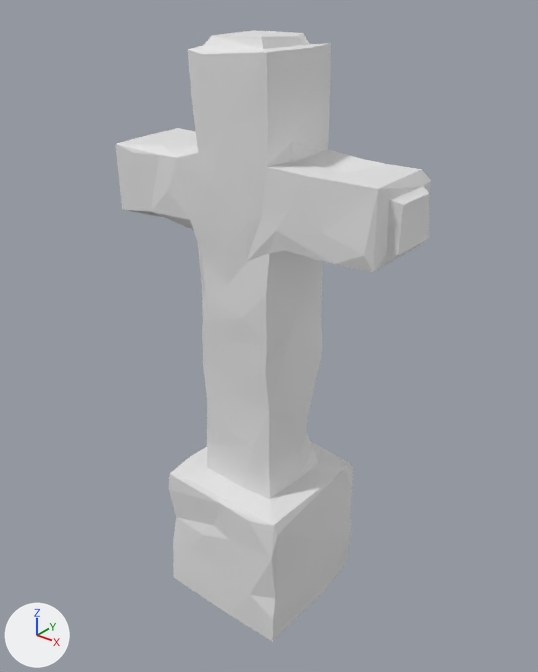
The FBX model Assets/Robgrave/Meshes/grave/gravestone06_a.fbx as it was, and as the next commit left it.
Camera for both pictures: a 50 mm lens placed at (1.02, -1.2, 1.516), pointed at (0.007, 0.066, 0.731). Lighting does not change. The marker at lower left points along +X, +Y and +Z.

In view in the first picture: 'Gravestone06_lp_a'.
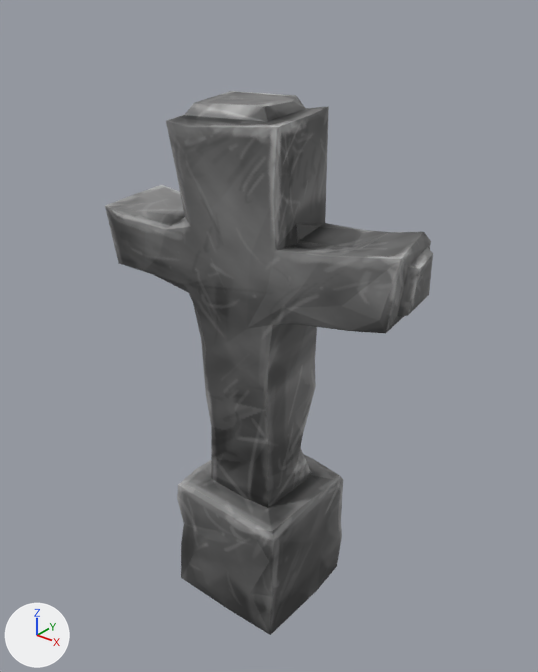
The change, as a diff of the scene's bpy script:
```diff
--- a/Assets/Robgrave/Meshes/grave/gravestone06_a.fbx.py
+++ b/Assets/Robgrave/Meshes/grave/gravestone06_a.fbx.py
@@ img_gravestone06_albedo_png @@
+img_gravestone06_albedo_png = load_image('gravestone06_albedo.png', '../../Materials/Textures/gravestone06_albedo.png', 1024, 1024, 'sRGB')
@@ mat_gravestone06 @@
+mat_gravestone06 = principled_material('gravestone06')
+mat_gravestone06.texture = img_gravestone06_albedo_png
@@ me_cube_028 @@
 # used by ob_gravestone06_lp_a; location = (0.0, 0.0, 0.0)
-me_cube_028.from_pydata(...)  # 255 vertices, 502 faces; spans x -0.382..0.384, y -0.135..0.228, z 0.001..1.413
-me_cube_028.materials.append(mat_gravestone06_a)  # white #e7e7e7
+me_cube_028.from_pydata(...)  # 255 vertices, 502 faces; spans x -0.437..0.441, y -0.145..0.228, z 0.001..1.429
+# me_cube_028 part 1: 184 of 255 vertices moved; they spanned x -0.382..0.384, y -0.131..0.16, z 0.336..1.413 and now span x -0.437..0.441, y -0.145..0.222, z 0.336..1.429; mean shift (-0.002, -0.009, -0.033); largest move (0.384, -0.016, 1.14) -> (0.441, 0.051, 1.108)
+# me_cube_028 part 2: texture (UV) coordinates of 502 of 502 faces, centred in x -0.381..0.383, y -0.134..0.226, z 0.001..1.41, changed; they spanned u 0.0..1.0, v 0.0..0.98 and now span u 0.01..0.98, v 0.01..0.99
+me_cube_028.materials.append(mat_gravestone06)  # picture img_gravestone06_albedo_png
@@ ob_gravestone06_lp_a @@
 ob_gravestone06_lp_a.location = (0.0, 0.0, 0.0)
+ob_gravestone06_lp_a.scale = (0.903, 0.903, 0.903)
```

Boxes (x1, y1, x2, y2) around the edits, measured in the pictures (538 x 672 px; the box of a moved part takes in the faces that stretch with it):
'Gravestone06_lp_a', recoloured, reshaped, surface changed, rescaled (11% shorter): before (115, 30, 431, 642); after (105, 91, 433, 635)
part 1 of me_cube_028, moved or reshaped: before (115, 30, 431, 599); after (105, 91, 433, 596)
part 2 of me_cube_028, surface changed: before (169, 442, 353, 642); after (177, 454, 343, 635)
